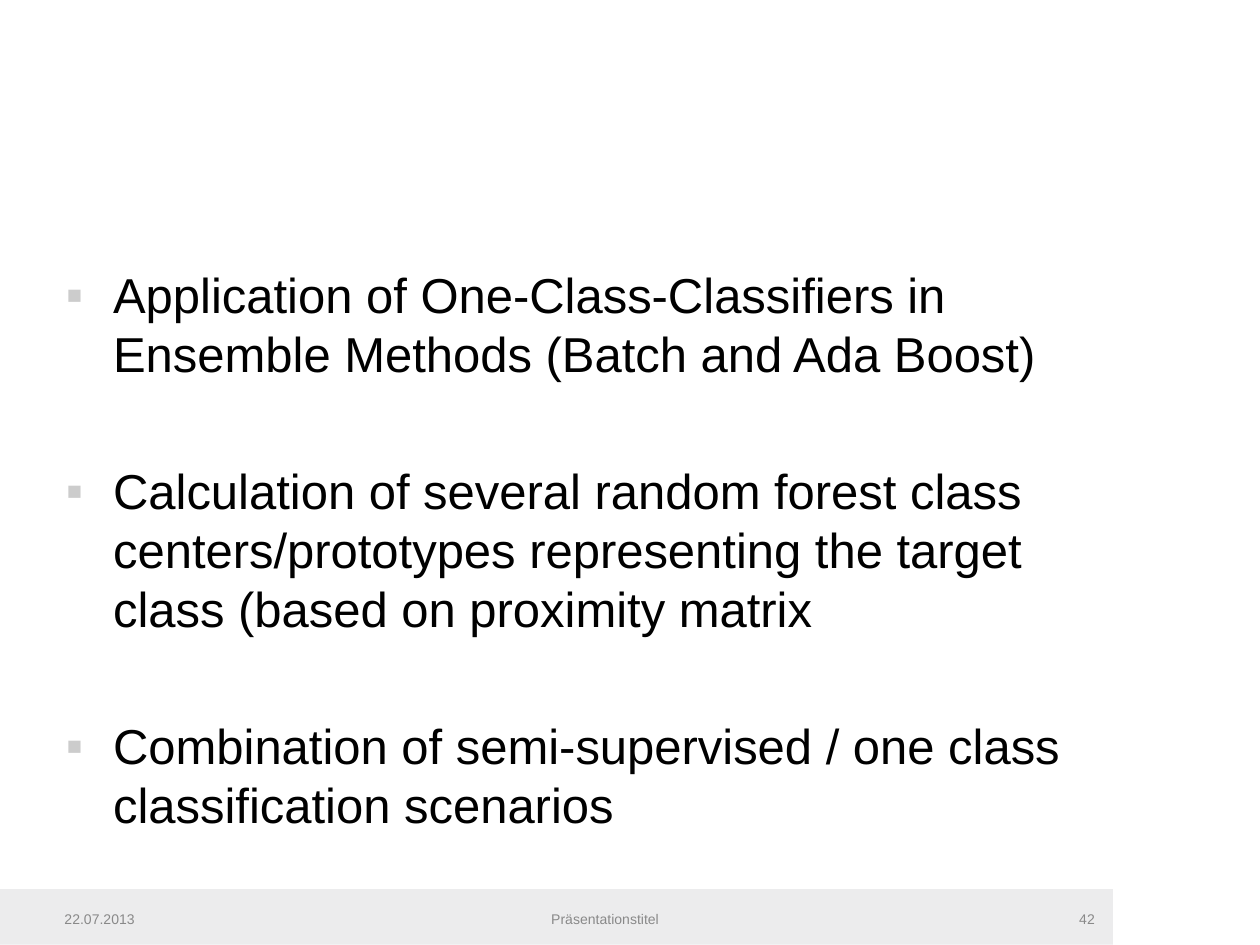
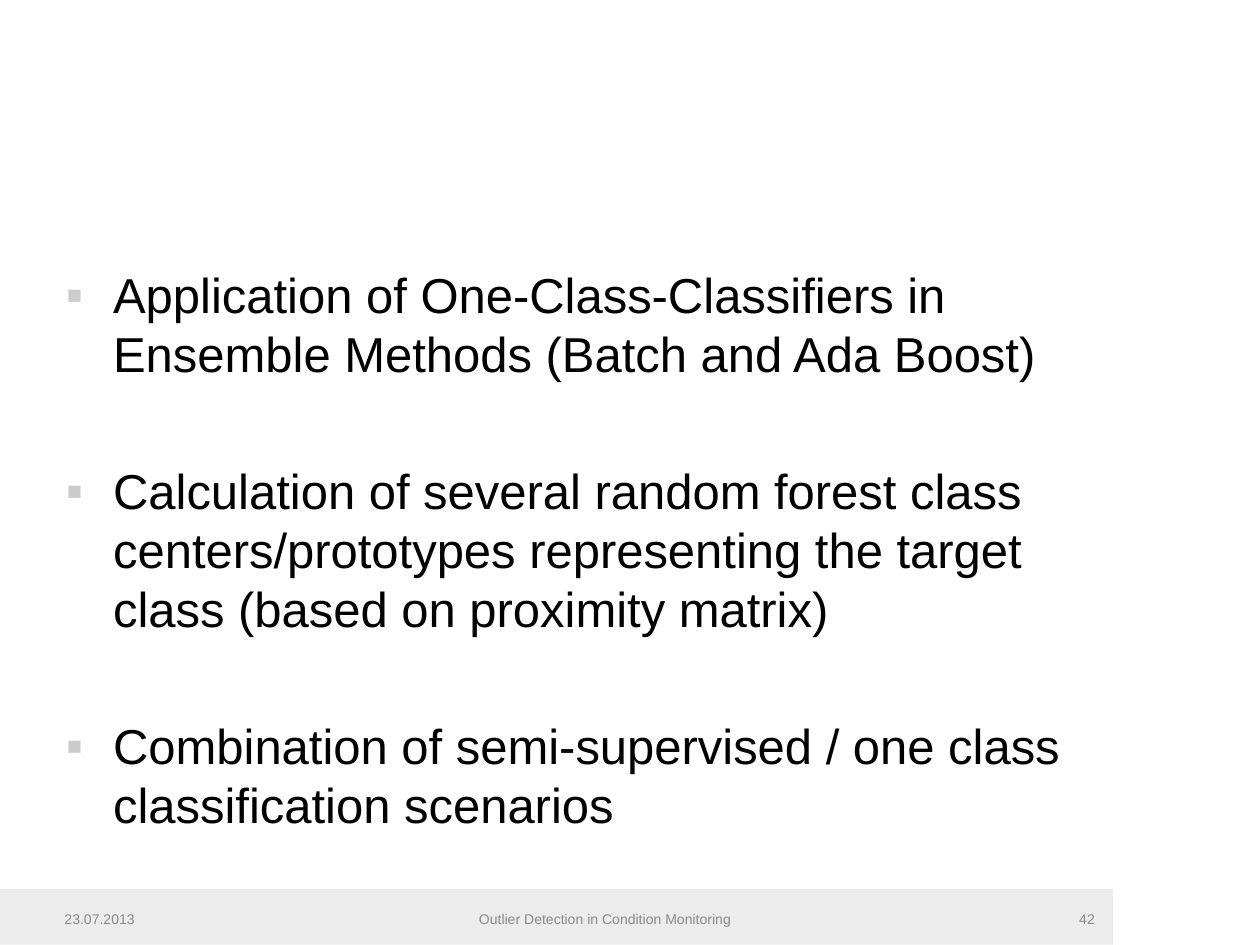
Before and after one commit to fera0013/MasterThesis, a slide deck: slide 42 of Documentation/SemiSupervisedMethodsInConditionMonitoring2.pptx. Drawn at 1260x945 pixels with LibreOffice and Linux fonts; fonts in the diff are those of the drawing; background and template pictures are left out. Boxes give left, top, right and bottom in pixels: in the first picture for what was removed or moved away, otherwise in the second. Text is boxed around its words. In the diff, an @@ line names an element or a change of style, - is before the commit and + after.

Commit message:
Outlier Detection in Condition Monitoring Presentation

```diff
--- a/Documentation/SemiSupervisedMethodsInConditionMonitoring2.pptx
+++ b/Documentation/SemiSupervisedMethodsInConditionMonitoring2.pptx
@@ text at (113, 473, 1022, 637): text changed @@
-▪ Calculation of several random forest class centers/prototypes representing the target class (based on proximity matrix
+▪ Calculation of several random forest class centers/prototypes representing the target class (based on proximity matrix)
@@ text at (64, 914, 134, 924): text changed @@
-22.07.2013
+23.07.2013
@@ text at (479, 914, 731, 927): text changed @@
-Präsentationstitel
+Outlier Detection in Condition Monitoring
```
Also in this commit, not shown: 41 other slides changed.
